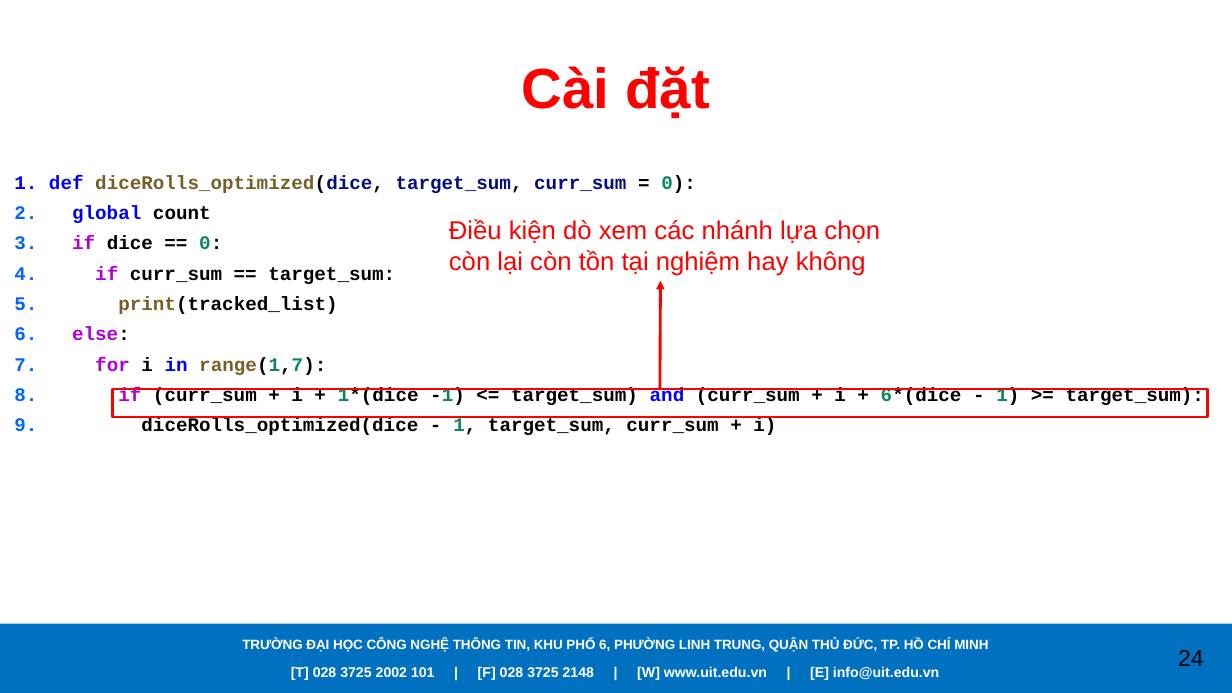
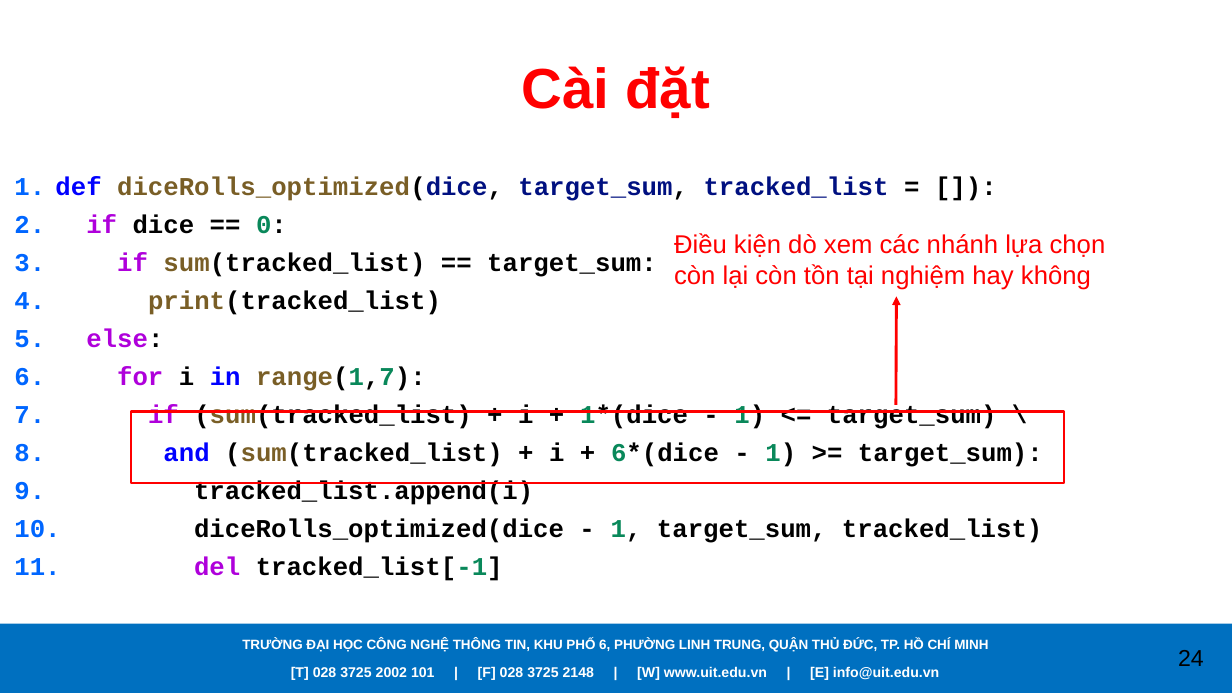
Before and after one commit to caodoanh2001/CS112.L21.KHMT, a slide deck: slide 24 of Seminar/Backtracking.pptx. Drawn at 1232x693 pixels with LibreOffice and Linux fonts; fonts in the diff are those of the drawing; background and template pictures are left out. Boxes give left, top, right and bottom in pixels: in the first picture for what was removed or moved away, otherwise in the second. Text is boxed around its words. In the diff, an @@ line names an element or a change of style, - is before the commit and + after.

Commit message:
Update pptx

```diff
--- a/Seminar/Backtracking.pptx
+++ b/Seminar/Backtracking.pptx
@@ text at bbox=[14, 176, 1043, 581]: text changed; size 15 to 20 pt @@
-1. def diceRolls_optimized(dice, target_sum, curr_sum = 0):
-2. global count
-3. if dice == 0:
-4. if curr_sum == target_sum:
-5. print(tracked_list)
-6. else:
-7. for i in range(1,7):
-8. if (curr_sum + i + 1*(dice -1) <= target_sum) and (curr_sum + i + 6*(dice - 1) >= target_sum):
-9. diceRolls_optimized(dice - 1, target_sum, curr_sum + i)
+1. def diceRolls_optimized(dice, target_sum, tracked_list = []):
+2. if dice == 0:
+3. if sum(tracked_list) == target_sum:
+4. print(tracked_list)
+5. else:
+6. for i in range(1,7):
+7. if (sum(tracked_list) + i + 1*(dice - 1) <= target_sum) \
+8. and (sum(tracked_list) + i + 6*(dice - 1) >= target_sum):
+9. tracked_list.append(i)
+10. diceRolls_optimized(dice - 1, target_sum, tracked_list)
+11. del tracked_list[-1]
@@ text "Điều kiện dò xem các ...": place and size @@
-text "Điều kiện dò xem các ..." at bbox=[449, 219, 880, 276]
+text "Điều kiện dò xem các ..." at bbox=[674, 233, 1106, 290]
@@ arrow moved from (660, 389) - (661, 281) to (897, 405) - (897, 297) @@
@@ rectangle: place and size @@
-rectangle at bbox=[113, 389, 1208, 417]
+rectangle at bbox=[131, 411, 1065, 482]
```
Also in this commit, not shown: 4 other slides changed.
